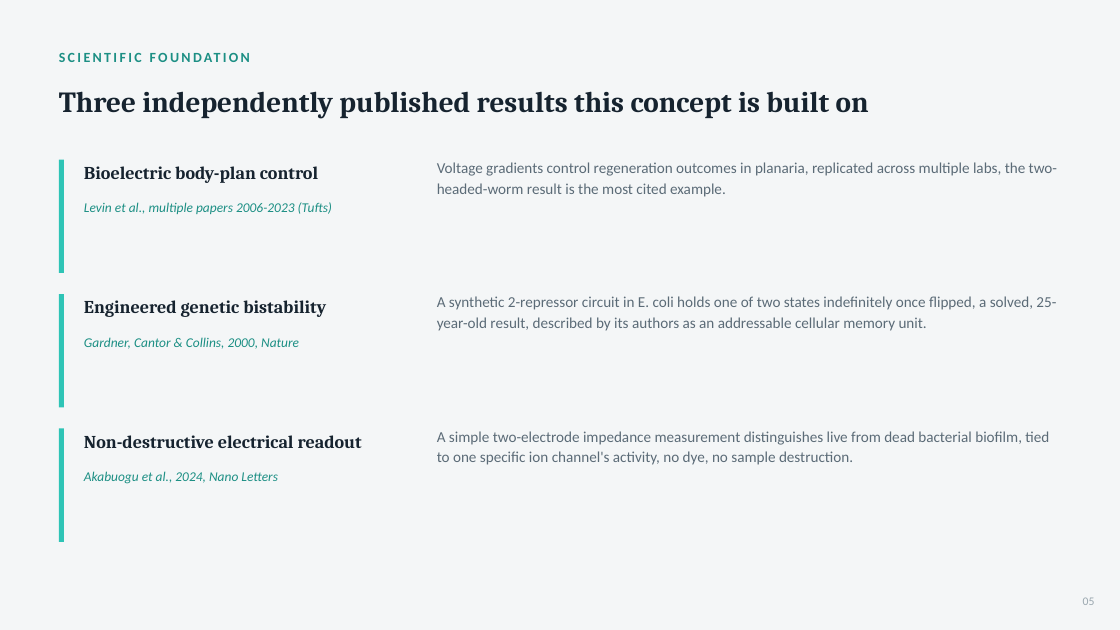
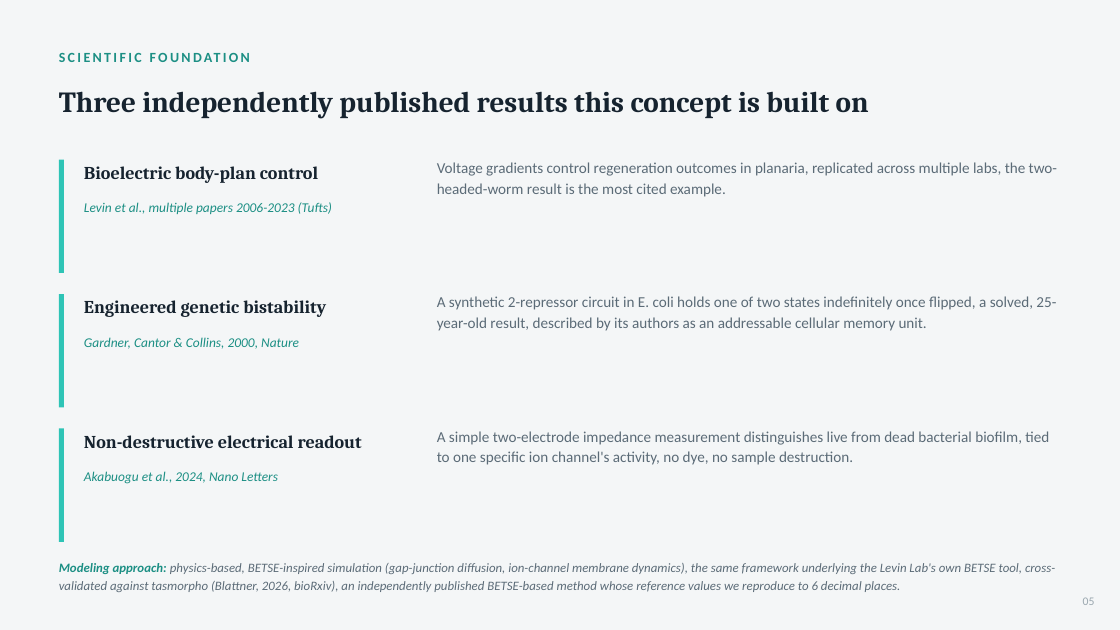
Before and after one commit to rewired89/Acheron, a slide deck: slide 5 of docs/pitch/Acheron_Pitch_Deck.pptx. Drawn at 1120x630 pixels with LibreOffice and Linux fonts; fonts in the diff are those of the drawing. Boxes give left, top, right and bottom in pixels: in the first picture for what was removed or moved away, otherwise in the second. Text is boxed around its words. In the diff, an @@ line names an element or a change of style, - is before the commit and + after.

```diff
--- a/docs/pitch/Acheron_Pitch_Deck.pptx
+++ b/docs/pitch/Acheron_Pitch_Deck.pptx
@@ text added at <box>59,563,1055,592</box>, 11 pt, text #5B6B77, italic @@
+Modeling approach: physics-based, BETSE-inspired simulation (gap-junction diffusion, ion-channel membrane dynamics), the same framework underlying the Levin Lab's own BETSE tool, cross-validated against tasmorpho (Blattner, 2026, bioRxiv), an independently published BETSE-based method whose reference values we reproduce to 6 decimal places.
```
Also in this commit, not shown: 3 other slides changed, 1 other file.
